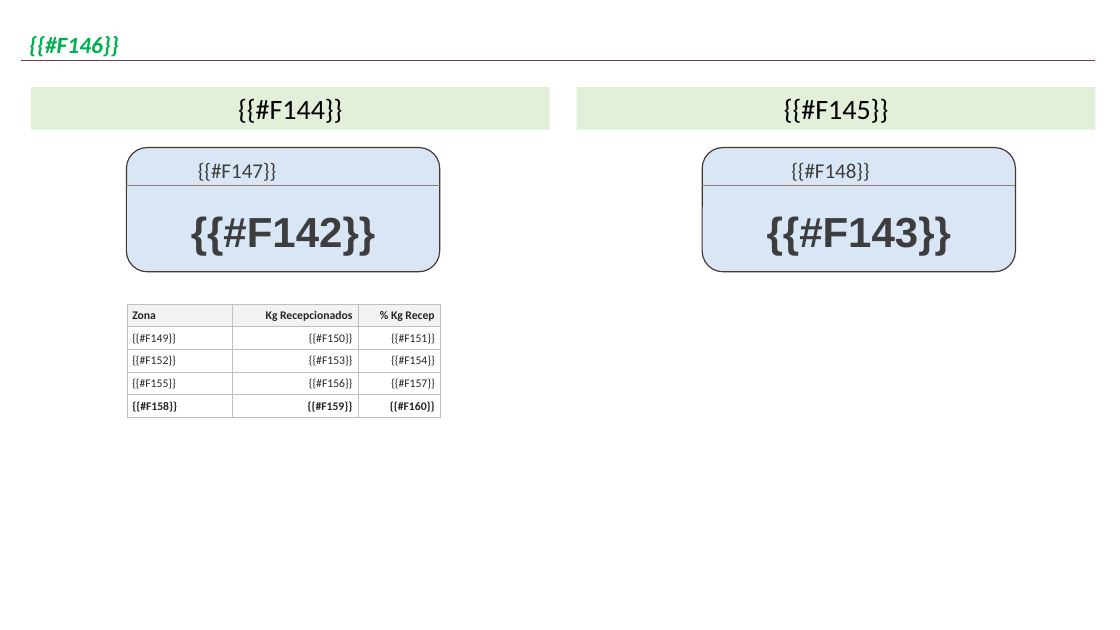
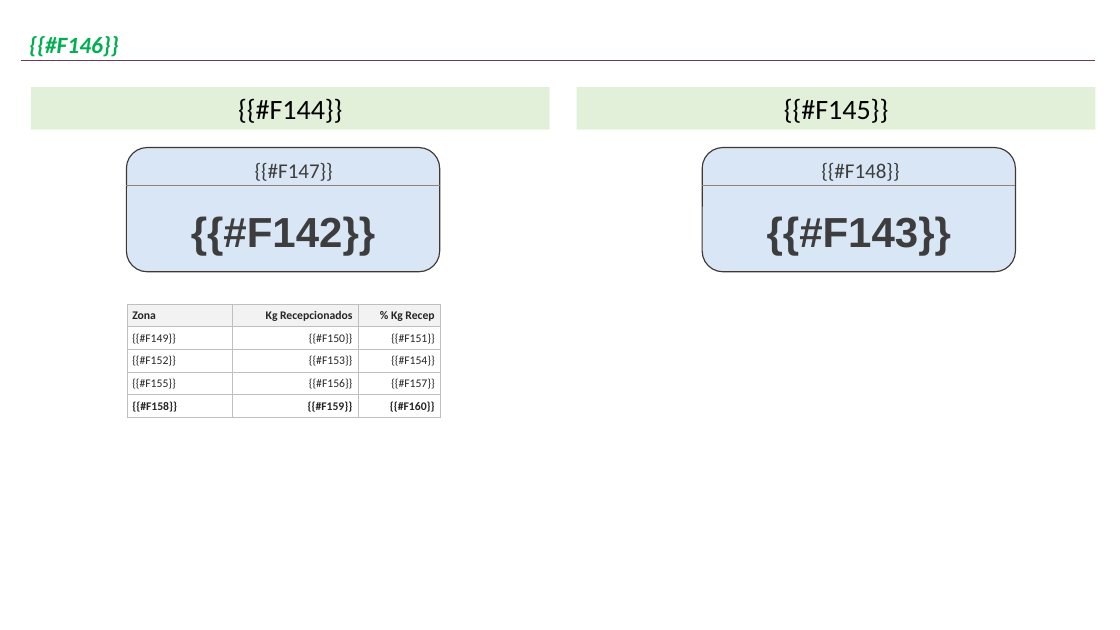
Before and after one commit to JohanCh01/flujo-cosecha, a slide deck: slide 8 of lib/plantilla_reporte.pptx. Drawn at 1120x630 pixels with LibreOffice and Linux fonts; fonts in the diff are those of the drawing; background and template pictures are left out. Boxes give left, top, right and bottom in pixels: in the first picture for what was removed or moved away, otherwise in the second. Text is boxed around its words. In the diff, an @@ line names an element or a change of style, - is before the commit and + after.

```diff
--- a/lib/plantilla_reporte.pptx
+++ b/lib/plantilla_reporte.pptx
@@ text "{{#F147}}" at (x1=255, y1=163, x2=333, y2=181): alignment left to centre @@
@@ text "{{#F148}}" at (x1=821, y1=163, x2=899, y2=181): alignment left to centre @@
```
Also in this commit, not shown: 7 other slides changed, 4 other files.
